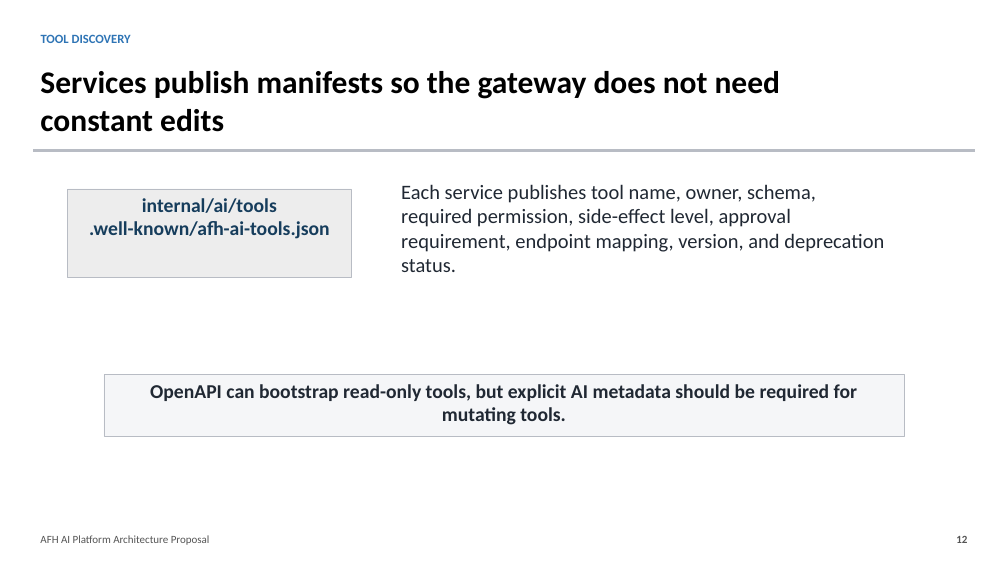
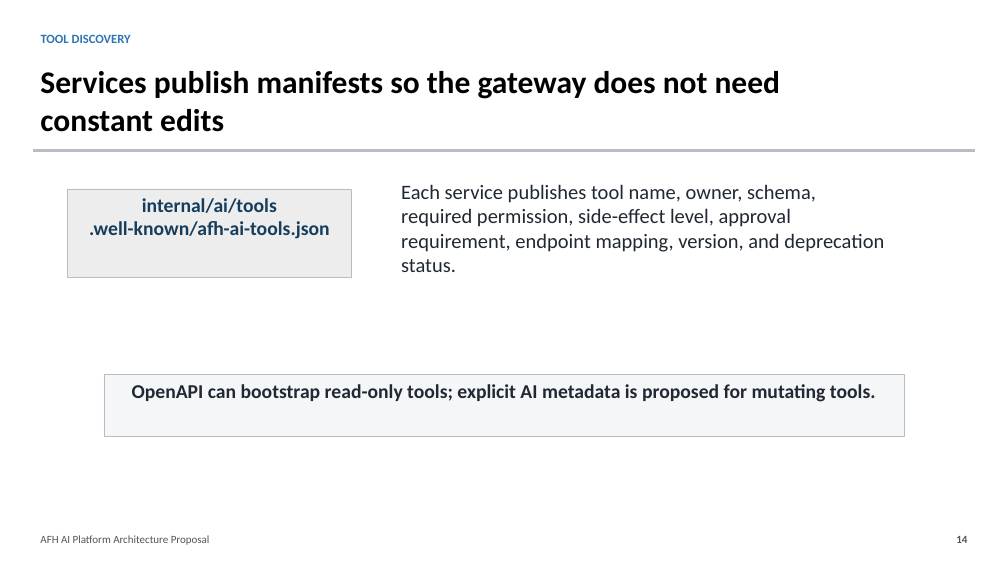
Before and after one commit to ikebotch/afh-booking-function-app, a slide deck: slide 14 of docs/AFH_AI_Platform_Architecture_Proposal.pptx (slide 12 before the commit). Drawn at 1008x567 pixels with LibreOffice and Linux fonts; fonts in the diff are those of the drawing. Boxes give left, top, right and bottom in pixels: in the first picture for what was removed or moved away, otherwise in the second. Text is boxed around its words. In the diff, an @@ line names an element or a change of style, - is before the commit and + after.

```diff
--- a/docs/AFH_AI_Platform_Architecture_Proposal.pptx
+++ b/docs/AFH_AI_Platform_Architecture_Proposal.pptx
@@ text in rectangle at (132, 384, 876, 402): text changed @@
-OpenAPI can bootstrap read-only tools, but explicit AI metadata should be required for mutating tools.
+OpenAPI can bootstrap read-only tools; explicit AI metadata is proposed for mutating tools.
@@ text at (956, 536, 967, 543): text changed @@
-12
+14
```
Also in this commit, not shown: 11 other slides changed, 2 slides added, 1 other file.
